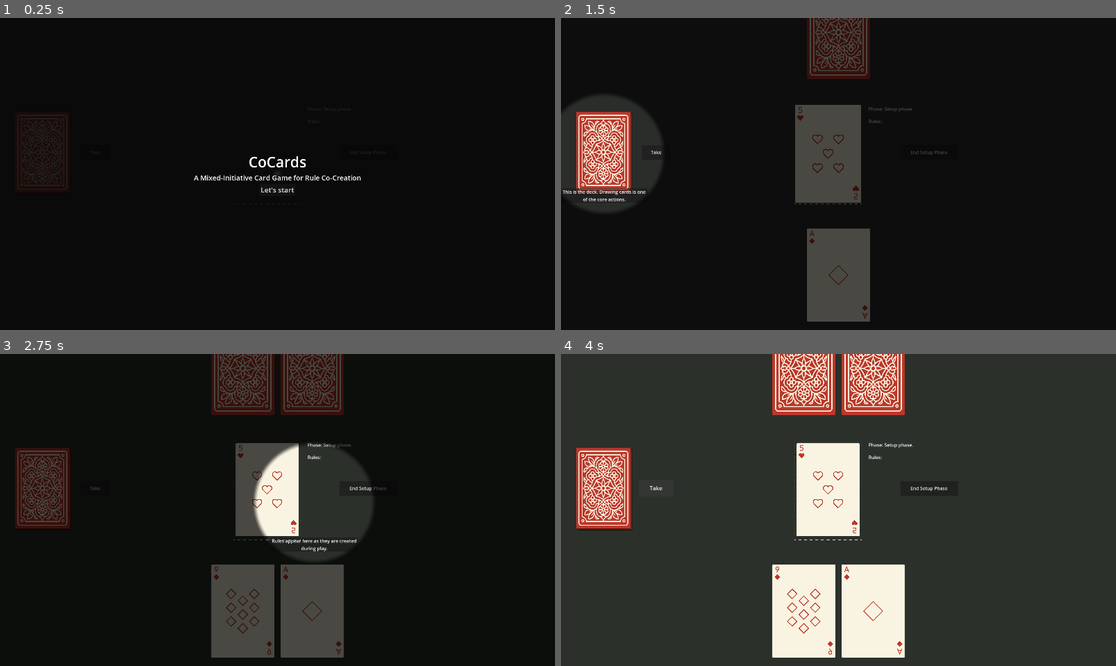
Above: before the commit, frames 1-4 (two rows, left to right).
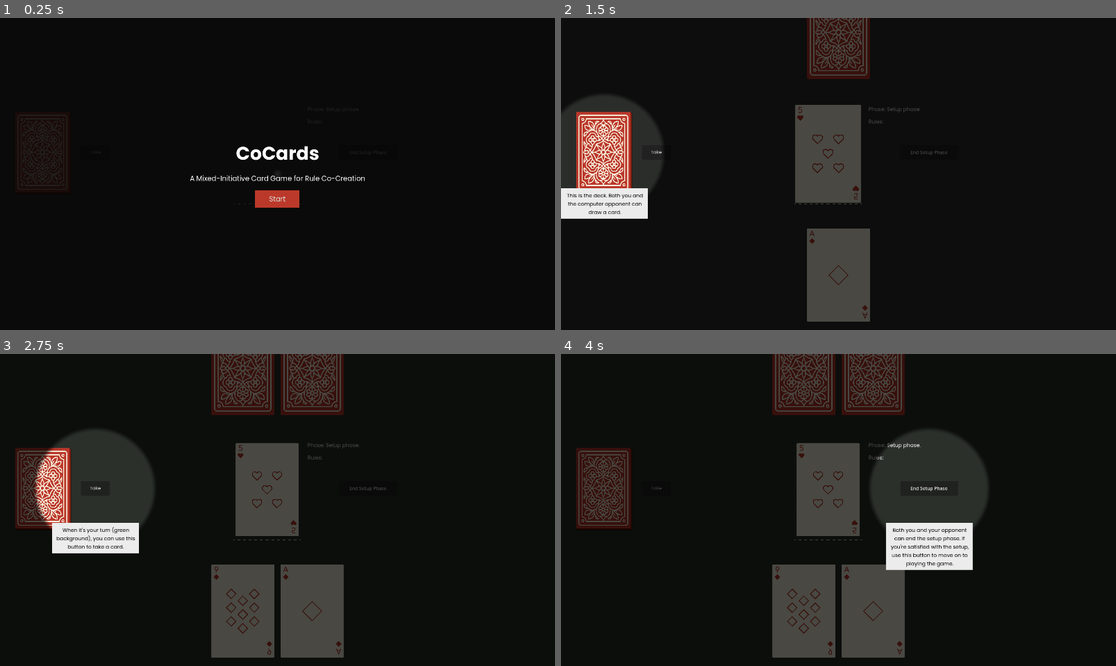
Above: after the commit, the same moments.

Repository: alicegrama/godot-card-game
Game: Godot game, scene res://Scenes/main.tscn
Two runs of this game, one before a commit and one after it. Both use one fixed random seed, a clock stepped at 60 frames per second and the inputs below.
Inputs:
- Up to frame 1 (0.25 s): no input
- Up to frame 2 (1.5 s): click "End Setup Phase" at 0.5 s; click "Let's start" (after the commit: "Start") at 1.25 s
- Up to frame 3 (2.75 s): click "Take" at 2 s
- Up to frame 4 (4 s): click "End Setup Phase" at 2.75 s; click "Take" at 3.5 s

The runs differ from the first frame. In frame 1, 1.3% of the frame differs, in the area x 34-66%, y 40-61%; in frame 2, 1.6%; in frame 3, 12%; in frame 4, 94%, in the area x 0-100%, y 0-100%.

Commit message:
Add Poppins fonts and update UI styling
Making UI prettier

Diff:
--- a/Scenes/main.gd
+++ b/Scenes/main.gd
@@ -531,6 +531,7 @@
 	if state == "setup" and cardmanager.interaction:
 		state = "choice"
 		cardmanager.interaction = false
+		$Button.visible = false
 		if cardslot.card != null:
 			$Setup.text = "Setup Rules: Draw %d cards, and put a card on the table" % [len(playerhand.hand)]
 		else:
--- a/Scenes/main.tscn
+++ b/Scenes/main.tscn
@@ -9,17 +9,43 @@
 [ext_resource type="Texture2D" uid="uid://dobivb8fv8wcg" path="res://Assets/card_deck.png" id="5_kry3j"]
 [ext_resource type="Shader" uid="uid://e7aki33g53s5" path="res://Shaders/spotlight_mask.gdshader" id="8_344ge"]
 [ext_resource type="Script" uid="uid://dw1myoeo4xj2q" path="res://Scenes/tutorial.gd" id="8_ynf5e"]
+[ext_resource type="FontFile" uid="uid://cntp64xoco33" path="res://Assets/Poppins-Bold.ttf" id="10_hptm8"]
+[ext_resource type="FontFile" uid="uid://br6rssepsg4qp" path="res://Assets/Poppins-Regular.ttf" id="11_d1ilt"]
 
 [sub_resource type="RectangleShape2D" id="RectangleShape2D_21xkr"]
 size = Vector2(235, 347)
 
+[sub_resource type="StyleBoxFlat" id="StyleBoxFlat_jkdf5"]
+bg_color = Color(0.73333335, 0.22352941, 0.16470589, 1)
+
+[sub_resource type="StyleBoxFlat" id="StyleBoxFlat_wsu2k"]
+bg_color = Color(0.07450981, 0.07450981, 0.07450981, 1)
+
+[sub_resource type="StyleBoxFlat" id="StyleBoxFlat_k12tt"]
+bg_color = Color(0.07450981, 0.07450981, 0.07450981, 1)
+
 [sub_resource type="Theme" id="Theme_6bp64"]
+
+[sub_resource type="StyleBoxFlat" id="StyleBoxFlat_fdnlq"]
+bg_color = Color(0.07484526, 0.07484528, 0.07484522, 1)
 
 [sub_resource type="ShaderMaterial" id="ShaderMaterial_344ge"]
 shader = ExtResource("8_344ge")
 shader_parameter/spotlight_pos = Vector2(0.5, 0.5)
 shader_parameter/spotlight_radius = 0.15
 shader_parameter/softness = 0.02
+
+[sub_resource type="StyleBoxFlat" id="StyleBoxFlat_6iyac"]
+bg_color = Color(0.92535293, 0.9253528, 0.9253529, 1)
+
+[sub_resource type="StyleBoxFlat" id="StyleBoxFlat_ynf5e"]
+bg_color = Color(0.73333335, 0.22352941, 0.16470589, 1)
+
+[sub_resource type="StyleBoxFlat" id="StyleBoxFlat_hptm8"]
+bg_color = Color(0.65, 0.19370002, 0.143, 1)
+
+[sub_resource type="StyleBoxFlat" id="StyleBoxFlat_d1ilt"]
+bg_color = Color(0.6, 0.17880003, 0.13200003, 1)
 
 [node name="Main" type="Node2D"]
 script = ExtResource("1_6bp64")
@@ -72,6 +98,7 @@
 offset_top = 440.0
 offset_right = 1374.0
 offset_bottom = 490.0
+theme_override_styles/hover = SubResource("StyleBoxFlat_jkdf5")
 text = "End Setup Phase"
 
 [node name="Uno" type="Button" parent="."]
@@ -80,7 +107,9 @@
 offset_top = 500.0
 offset_right = 600.0
 offset_bottom = 600.0
-text = "UNO"
+theme_override_styles/hover = SubResource("StyleBoxFlat_wsu2k")
+text = "Opt 1:
+UNO"
 
 [node name="Points" type="Button" parent="."]
 visible = false
@@ -88,14 +117,17 @@
 offset_top = 500.0
 offset_right = 750.0
 offset_bottom = 600.0
-text = "POINTS"
+theme_override_styles/hover = SubResource("StyleBoxFlat_k12tt")
+text = "Opt 2:
+POINTS"
 
 [node name="Give" type="Button" parent="."]
 visible = false
 offset_left = 280.0
 offset_top = 440.0
-offset_right = 322.0
-offset_bottom = 471.0
+offset_right = 380.0
+offset_bottom = 490.0
+theme_override_fonts/font = ExtResource("11_d1ilt")
 text = "Give"
 
 [node name="Take" type="Button" parent="."]
@@ -105,56 +137,64 @@
 offset_right = 380.0
 offset_bottom = 490.0
 theme = SubResource("Theme_6bp64")
+theme_override_fonts/font = ExtResource("11_d1ilt")
+theme_override_styles/hover = SubResource("StyleBoxFlat_fdnlq")
 text = "Take"
 
 [node name="Skip" type="Button" parent="."]
 visible = false
 offset_left = 608.0
 offset_top = 360.0
-offset_right = 649.0
-offset_bottom = 391.0
+offset_right = 658.0
+offset_bottom = 395.0
+theme_override_fonts/font = ExtResource("11_d1ilt")
 text = "Skip"
 
 [node name="Suit" type="Button" parent="."]
 visible = false
-offset_left = 704.0
+offset_left = 670.0
 offset_top = 360.0
-offset_right = 742.0
-offset_bottom = 391.0
-text = "Suit"
+offset_right = 790.0
+offset_bottom = 395.0
+theme_override_fonts/font = ExtResource("11_d1ilt")
+text = "Change suit"
 
 [node name="Heart" type="Button" parent="."]
 visible = false
 offset_left = 704.0
 offset_top = 408.0
-offset_right = 754.0
-offset_bottom = 439.0
-text = "heart"
+offset_right = 784.0
+offset_bottom = 443.0
+theme_override_fonts/font = ExtResource("11_d1ilt")
+text = "Heart"
 
 [node name="Club" type="Button" parent="."]
 visible = false
 offset_left = 704.0
 offset_top = 456.0
-offset_right = 745.0
-offset_bottom = 487.0
-text = "club"
+offset_right = 784.0
+offset_bottom = 491.0
+theme_override_fonts/font = ExtResource("11_d1ilt")
+text = "Club"
 
 [node name="Spade" type="Button" parent="."]
 visible = false
 offset_left = 704.0
 offset_top = 496.0
-offset_right = 759.0
-offset_bottom = 527.0
-text = "spade
+offset_right = 784.0
+offset_bottom = 531.0
+theme_override_fonts/font = ExtResource("11_d1ilt")
+text = "Spade
 "
 
 [node name="Diamond" type="Button" parent="."]
 visible = false
 offset_left = 704.0
 offset_top = 536.0
-offset_right = 781.0
-offset_bottom = 567.0
-text = "diamond"
+offset_right = 784.0
+offset_bottom = 571.0
+theme_override_fonts/font = ExtResource("11_d1ilt")
+text = "Diamond"
 
 [node name="OpScore" type="Label" parent="."]
 visible = false
@@ -178,12 +218,15 @@
 offset_top = 490.0
 offset_right = 1111.0
 offset_bottom = 539.0
+theme_override_font_sizes/font_size = 18
 
 [node name="Ending" type="Label" parent="."]
 offset_left = 1064.0
 offset_top = 363.0
 offset_right = 1117.0
 offset_bottom = 412.0
+theme_override_fonts/font = ExtResource("11_d1ilt")
+theme_override_font_sizes/font_size = 18
 
 [node name="Remove" type="Button" parent="."]
 visible = false
@@ -191,6 +234,7 @@
 offset_top = 441.0
 offset_right = 525.0
 offset_bottom = 491.0
+theme_override_fonts/font = ExtResource("11_d1ilt")
 text = "Remove Rule"
 
 [node name="Phase" type="Label" parent="."]
@@ -198,24 +242,32 @@
 offset_top = 303.0
 offset_right = 1111.0
 offset_bottom = 326.0
+theme_override_fonts/font = ExtResource("11_d1ilt")
+theme_override_font_sizes/font_size = 18
 
 [node name="Setup" type="Label" parent="."]
 offset_left = 1064.0
 offset_top = 326.0
 offset_right = 1109.0
 offset_bottom = 349.0
+theme_override_fonts/font = ExtResource("11_d1ilt")
+theme_override_font_sizes/font_size = 18
 
 [node name="Round" type="Label" parent="."]
 offset_left = 1064.0
 offset_top = 263.0
 offset_right = 1104.0
 offset_bottom = 286.0
+theme_override_fonts/font = ExtResource("11_d1ilt")
+theme_override_font_sizes/font_size = 18
 
 [node name="Const" type="Label" parent="."]
 offset_left = 1064.0
 offset_top = 346.0
 offset_right = 1111.0
 offset_bottom = 369.0
+theme_override_fonts/font = ExtResource("11_d1ilt")
+theme_override_font_sizes/font_size = 18
 text = "Rules:"
 
 [node name="Tutorial" type="CanvasLayer" parent="."]
@@ -230,7 +282,8 @@
 grow_vertical = 2
 
 [node name="DimOverlay" type="ColorRect" parent="Tutorial/RootControl"]
-z_index = 80
+z_index = 3
+z_as_relative = false
 material = SubResource("ShaderMaterial_344ge")
 layout_mode = 1
 anchors_preset = 15
@@ -249,6 +302,34 @@
 grow_horizontal = 2
 grow_vertical = 2
 
+[node name="Tooltip" type="PanelContainer" parent="Tutorial/RootControl/UILayer"]
+visible = false
+z_index = 4
+layout_direction = 4
+layout_mode = 0
+offset_left = 200.0
+offset_right = 500.0
+offset_bottom = 26.0
+mouse_filter = 2
+theme_override_styles/panel = SubResource("StyleBoxFlat_6iyac")
+
+[node name="MarginContainer" type="MarginContainer" parent="Tutorial/RootControl/UILayer/Tooltip"]
+layout_mode = 2
+theme_override_constants/margin_left = 12
+theme_override_constants/margin_top = 12
+theme_override_constants/margin_right = 8
+theme_override_constants/margin_bottom = 8
+
+[node name="TooltipLabel" type="Label" parent="Tutorial/RootControl/UILayer/Tooltip/MarginContainer"]
+custom_minimum_size = Vector2(200, 0)
+layout_mode = 2
+theme_override_colors/font_color = Color(0, 0, 0, 1)
+theme_override_constants/line_spacing = 3
+theme_override_fonts/font = ExtResource("11_d1ilt")
+theme_override_font_sizes/font_size = 18
+horizontal_alignment = 1
+autowrap_mode = 2
+
 [node name="IntroLayer" type="PanelContainer" parent="Tutorial/RootControl/UILayer"]
 layout_mode = 1
 anchors_preset = 15
@@ -260,42 +341,37 @@
 
 [node name="VBoxContainer" type="VBoxContainer" parent="Tutorial/RootControl/UILayer/IntroLayer"]
 layout_mode = 2
+theme_override_constants/separation = 24
 alignment = 1
 
 [node name="Title" type="Label" parent="Tutorial/RootControl/UILayer/IntroLayer/VBoxContainer"]
 z_index = 100
 layout_mode = 2
 theme_override_colors/font_color = Color(1, 1, 1, 1)
-theme_override_font_sizes/font_size = 50
+theme_override_fonts/font = ExtResource("10_hptm8")
+theme_override_font_sizes/font_size = 64
 text = "CoCards"
 horizontal_alignment = 1
 
 [node name="Subtitle" type="Label" parent="Tutorial/RootControl/UILayer/IntroLayer/VBoxContainer"]
 z_index = 100
 layout_mode = 2
+theme_override_fonts/font = ExtResource("11_d1ilt")
 theme_override_font_sizes/font_size = 24
 text = "A Mixed-Initiative Card Game for Rule Co-Creation"
 horizontal_alignment = 1
 
 [node name="Start Tutorial" type="Button" parent="Tutorial/RootControl/UILayer/IntroLayer/VBoxContainer"]
 z_index = 100
+custom_minimum_size = Vector2(0, 60)
 layout_mode = 2
 size_flags_horizontal = 4
+theme_override_fonts/font = ExtResource("11_d1ilt")
 theme_override_font_sizes/font_size = 24
-text = "Let's start"
-
-[node name="Tooltip" type="PanelContainer" parent="Tutorial/RootControl/UILayer"]
-visible = false
-layout_mode = 0
-offset_right = 40.0
-offset_bottom = 40.0
-mouse_filter = 2
-
-[node name="TooltipLabel" type="Label" parent="Tutorial/RootControl/UILayer/Tooltip"]
-custom_minimum_size = Vector2(300, 0)
-layout_mode = 2
-horizontal_alignment = 1
-autowrap_mode = 2
+theme_override_styles/normal = SubResource("StyleBoxFlat_ynf5e")
+theme_override_styles/pressed = SubResource("StyleBoxFlat_hptm8")
+theme_override_styles/hover = SubResource("StyleBoxFlat_d1ilt")
+text = "        Start        "
 
 [connection signal="pressed" from="Button" to="." method="_on_button_pressed"]
 [connection signal="pressed" from="Uno" to="." method="_on_uno_pressed"]
--- a/Scenes/tutorial.gd
+++ b/Scenes/tutorial.gd
@@ -4,11 +4,14 @@
 @onready var intro_layer: Control = $RootControl/UILayer/IntroLayer
 
 @onready var deck: CanvasItem = $"../Deck"
-@onready var rules_panel: CanvasItem = $"../Rules"
+@onready var rules_panel: CanvasItem = $"../Phase"
 @onready var end_button: CanvasItem = $"../Button"
+@onready var take_button: CanvasItem = $"../Take"
+@onready var card_slot: CanvasItem = $"../CardSlot/Area2D2"
+
 
 @onready var tooltip: Control = $RootControl/UILayer/Tooltip
-@onready var tooltip_label: Label = $RootControl/UILayer/Tooltip/TooltipLabel
+@onready var tooltip_label: Label = $RootControl/UILayer/Tooltip/MarginContainer/TooltipLabel
 
 
 
@@ -24,16 +27,24 @@
 	steps = [
 		{
 			"target": deck,
-			"text": "This is the deck. Drawing cards is one of the core actions."
+			"text": "This is the deck. Both you and the computer opponent can draw a card."
+		},
+		{
+			"target": take_button,
+			"text": "When it's your turn (green background), you can use this button to take a card."
+		},
+		{
+			"target": card_slot,
+			"text": "Both you and the computer can choose if you want a starting card in the middle."
+		},
+		{
+			"target": end_button,
+			"text": "Both you and your opponent can end the setup phase. If you're satisfied with the setup, use this button to move on to playing the game."
 		},
 		{
 			"target": rules_panel,
 			"text": "Rules appear here as they are created during play."
 		},
-		{
-			"target": end_button,
-			"text": "End the setup phase once you're satisfied with the starting rules."
-		}
 	]
 
 	show_intro()
Binary file added: Assets/Poppins-Bold.ttf
Not shown, added: Assets/Poppins-Bold.ttf.import
Binary file added: Assets/Poppins-Regular.ttf
Not shown, added: Assets/Poppins-Regular.ttf.import
Not shown: 1 places in Scenes/main.tscn that only renumber resources
